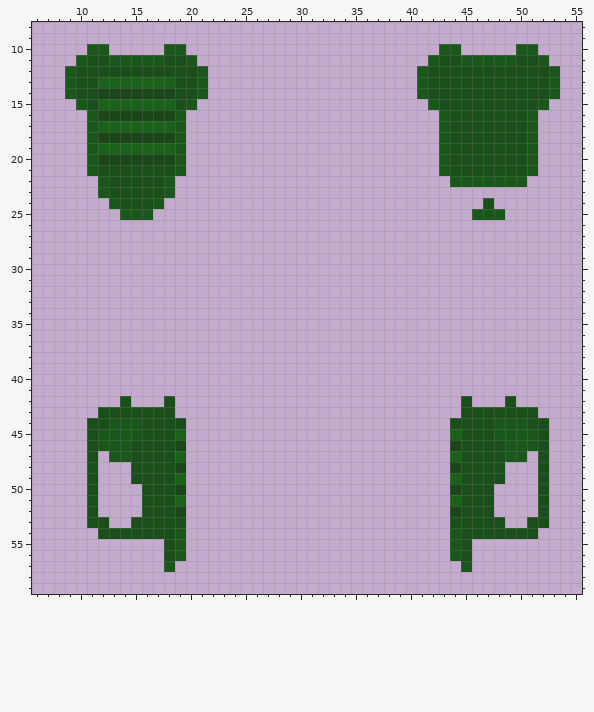
A pixel-art sprite gets an edit: Resources/Textures/VXS14/Clothing/OuterClothing/Armor/6B45.rsi/equipped-OUTERCLOTHING.png. This is how it looked before the edit.
The file is 64x64 pixels. Colours within 5 levels of each other are drawn and written as one. Shown: x 6..55, y 8..59.
The result:
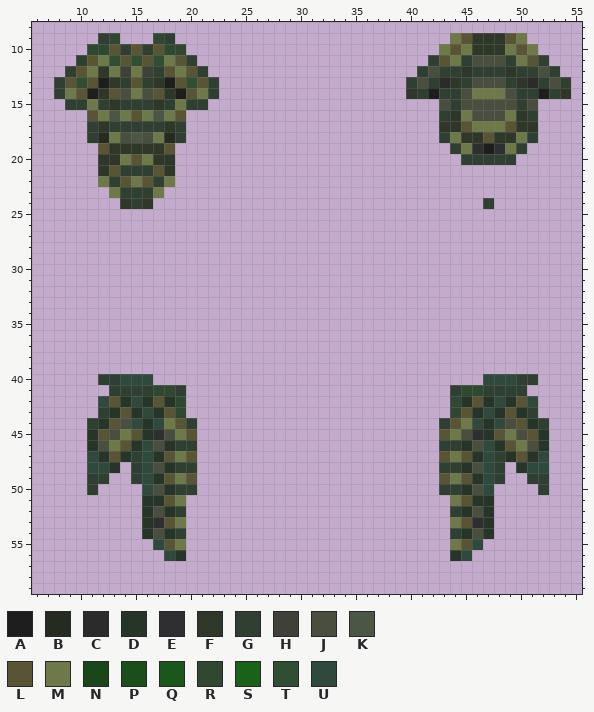
Palette (. is transparent): A #1e1e1e  B #262b21  C #2b2b2b  D #263528  E #2f2e31  F #2f3728  G #2f4032  H #3f4138  J #4a4e3f  K #4b5743  L #595434  M #6d7948  N #1a461a  P #1a4e1a  Q #1a571a  R #2f4832  S #1a611a  T #2f4e32  U #2f493c
Change:
@@ x 6..55 @@
  8 ..................................................
- 9 ..................................................
-10 .....QQ.....QQ.......................QQ.....QQ....
-11 ....QPPQQQQQPPQ.....................QPPQQQQQPPQ...
-12 ...QPPPPPPPPPPPQ...................QPPPPPPPPPPPQ..
-13 ...QPPSSSSSSSPPQ...................QPPPPPPPPPPPQ..
-14 ...QPPNNNNNNNPPQ...................QPPPPPPPPPPPQ..
-15 ....QPSSSSSSSPQ.....................QPPPPPPPPPQ...
-16 .....QNNNNNNNQ.......................QPPPPPPPQ....
-17 .....QSSSSSSSQ.......................QPPPPPPPQ....
-18 .....QNNNNNNNQ.......................QPPPPPPPQ....
-19 .....QSSSSSSSQ.......................QPPPPPPPQ....
-20 .....QNNNNNNNQ.......................QPPPPPPPQ....
-21 .....QPPPPPPPQ.......................QPPPPPPPQ....
-22 ......QPPPPPQ.........................QQQQQQQ.....
-23 ......QPPPPPQ.....................................
-24 .......QPPPQ.............................P........
-25 ........QQQ.............................QQQ.......
+ 9 ......GR...RG.........................MLFFFLM.....
+10 .....RRLGLGLRR.......................MLMFFFMLM....
+11 ....GLMTLTLTMLG.....................GLMGJJJGMLG...
+12 ...GLMFMHMHGLMLG...................GJGGFGGGFGGJG..
+13 ..GLTLAFGLGFALTLG.................GJGCFGJJJGFCGJG.
+14 ..GMLAFLJMJLFALMG.................FGAGGJMMMJGGAGF.
+15 ...GGMGFGGGFGMGG.....................JGJJJJJGJ....
+16 .....LMKMLMKML.......................GFMJJJMFG....
+17 .....GFGGGGGFG.......................FFLMMMLFF....
+18 .....GBMJKJMBG.......................GMFFLFFMG....
+19 ......LFFFFFL.........................GMEAEMG.....
+20 ......FFMLMFF..........................GGGGG......
+21 ......FLGGGLF.....................................
+22 ......MGLMLGM.....................................
+23 .......MGGGM......................................
+24 ........FGF..............................G........
+25 ..................................................
 26 ..................................................
@@ x 6..55 @@
 39 ..................................................
-40 ..................................................
-41 ..................................................
-42 ........P...P..........................P...P......
-43 ......PPPPPPP..........................PPPPPPP....
-44 .....PPQQQPPPP........................PPPPQQQPP...
-45 .....PQQQQPPPS........................SPPPQQQQP...
-46 .....PQQQPPPPN........................NPPPPQQQP...
-47 .....P.QQPPPPS........................SPPPPQQ.P...
-48 .....P...PPPPN........................NPPPP...P...
-49 .....P...PPPPS........................SPPPP...P...
-50 .....P....PPPN........................NPPP....P...
-51 .....P....PPPS........................SPPP....P...
-52 .....P....PPPN........................NPPP....P...
-53 .....PP..PPPPP........................PPPPP..PP...
-54 ......PPPPPPPQ........................QPPPPPPP....
-55 ............PQ........................QP..........
-56 ............PQ........................QP..........
-57 ............Q..........................Q..........
+40 ......GGUUU..............................UUUGG....
+41 .......GGGGRRG........................GRRGGGG.....
+42 ......ULDUDLDR........................RDLDUDLU....
+43 ......GDLDUDLR........................RLDUDLDG....
+44 .....GDLJUDUMLG......................GLMUDUJLDG...
+45 .....DLJMLDEJML......................LMJEDLMJLD...
+46 .....DJMLDUJDGG......................GGDJUDLMJD...
+47 .....UDLDGUDLML......................LMLDUGDLDU...
+48 .....UUD.GUJDGG......................GGDJUG.DUU...
+49 .....GG..GUDLML......................LMLDUG..GG...
+50 .....G....UJDGG......................GGDJU....G...
+51 ..........DDLM........................MLDD........
+52 ..........DJDG........................GDJD........
+53 ..........DELM........................MLED........
+54 ..........DJDG........................GDJD........
+55 ...........ULM........................MLU.........
+56 ............UD........................DU..........
+57 ..................................................
 58 ..................................................
